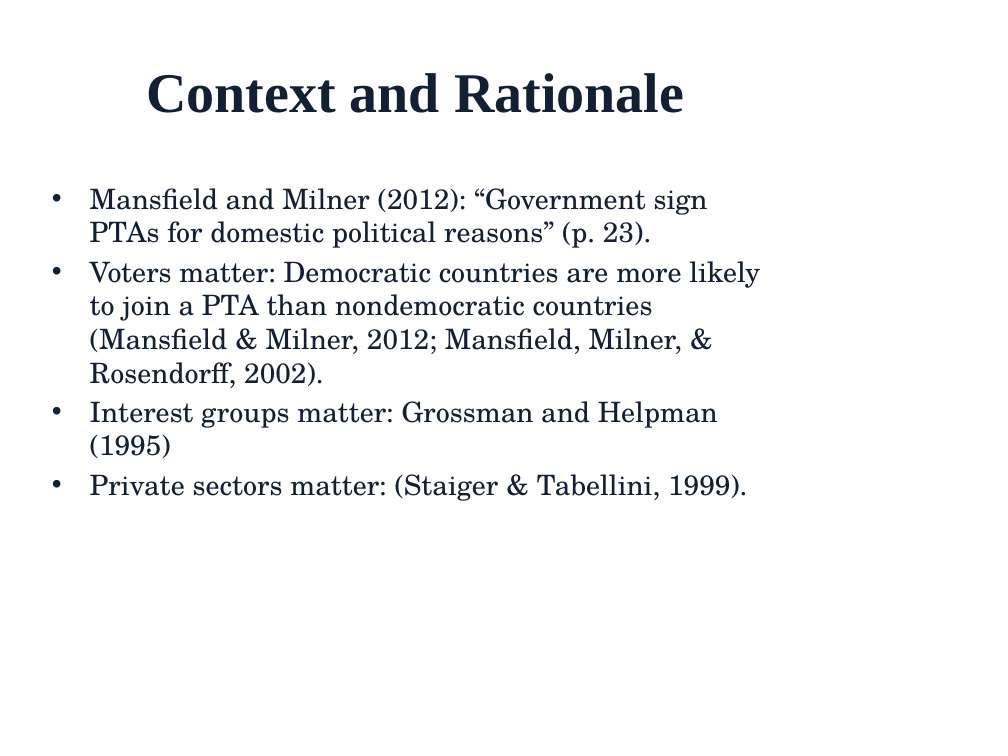
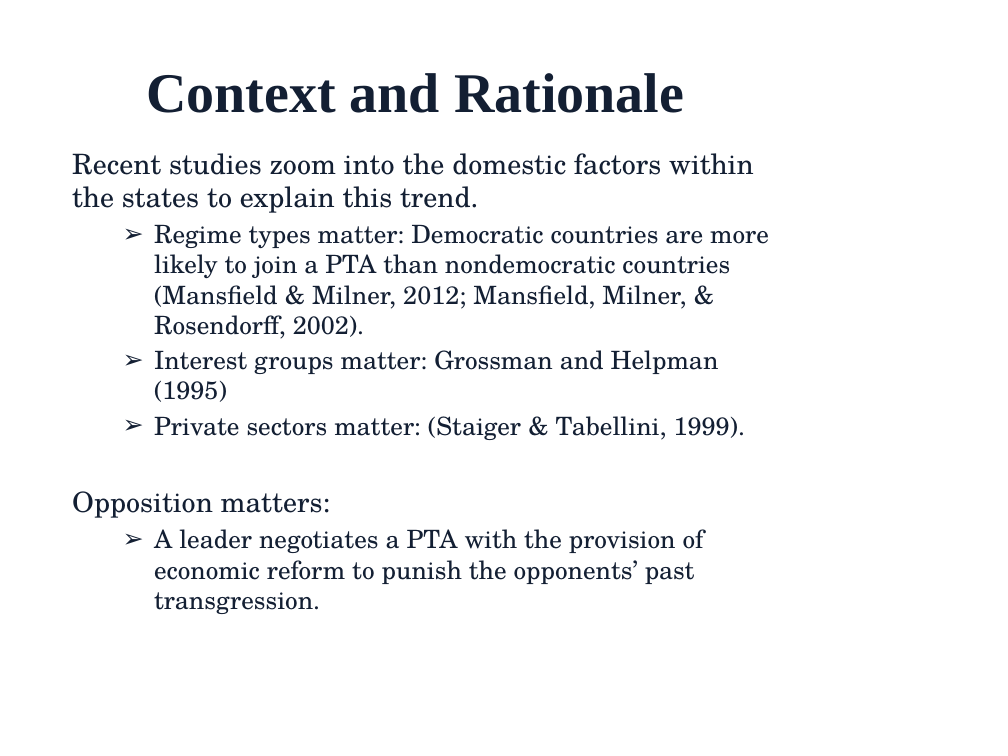
Before and after one commit to LucieLuS/First-year-Paper, a slide deck: slide 7 of Drafts at different points/Presentation slides_Sep10.pptx. Drawn at 1008x756 pixels with LibreOffice and Linux fonts; fonts in the diff are those of the drawing; background and template pictures are left out. Boxes give left, top, right and bottom in pixels: in the first picture for what was removed or moved away, otherwise in the second. Text is boxed around its words. In the diff, an @@ line names an element or a change of style, - is before the commit and + after.

```diff
--- a/Drafts at different points/Presentation slides_Sep10.pptx
+++ b/Drafts at different points/Presentation slides_Sep10.pptx
@@ text "Recent studies zoom into the ...": place and size @@
-text "Recent studies zoom into the ..." at (90,188,760,501)
+text "Recent studies zoom into the ..." at (72,153,769,614)
@@ text at (72,153,769,339): text changed; size 20 to 18 pt @@
-• Mansfield and Milner (2012): “Government sign PTAs for domestic political reasons” (p. 23).
-• Voters matter: Democratic countries are more likely to join a PTA than nondemocratic countries (Mansfield & Milner, 2012; Mansfield, Milner, & Rosendorff, 2002).
+Recent studies zoom into the domestic factors within the states to explain this trend.
+  ➢ Regime types matter: Democratic countries are more likely to join a PTA than nondemocratic countries (Mansfield & Milner, 2012; Mansfield, Milner, & Rosendorff, 2002).
@@ text at (154,350,745,440): size 20 to 18 pt in "Interest groups matter: Grossman and Helpman (1995)", "Private sectors matter: (Staiger & Tabellini, 1999)."; bullet • to ➢; list level 1 to 2 in "Interest groups matter: Grossman and ..."; list level 1 to 2 in "Private sectors matter: (Staiger & ..." @@
@@ text at (72,491,704,614): paragraphs added @@
+Opposition matters:
+  ➢ A leader negotiates a PTA with the provision of economic reform to punish the opponents’ past transgression.
```
Also in this commit, not shown: 11 other slides changed, 1 slide added, 15 other files.
